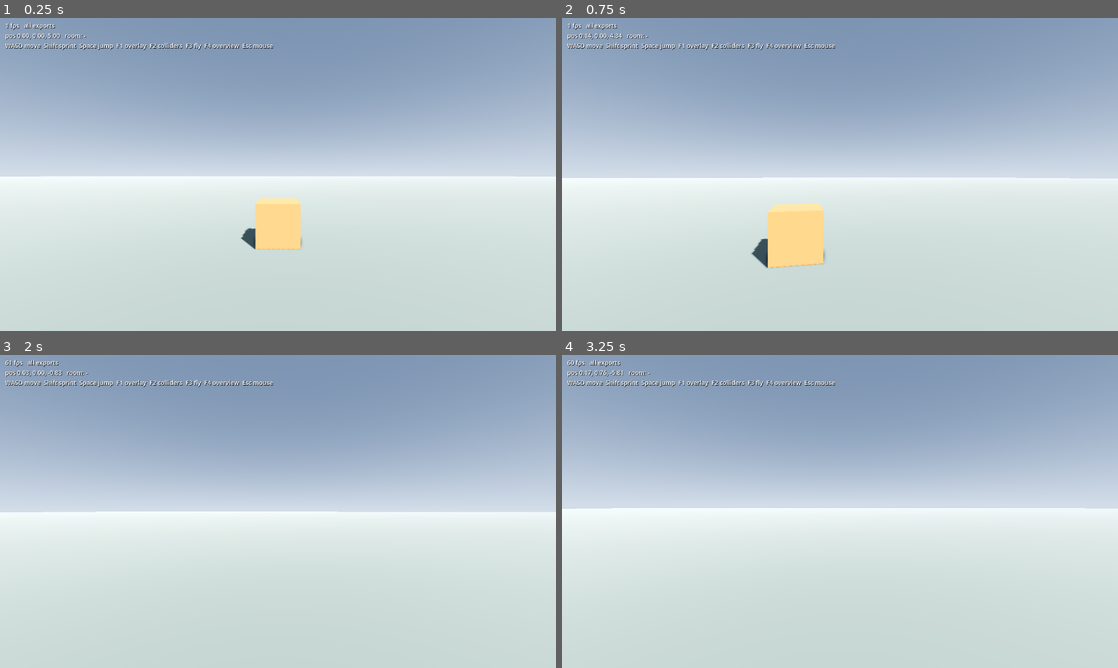
Above: before the commit, frames 1-4 (two rows, left to right).
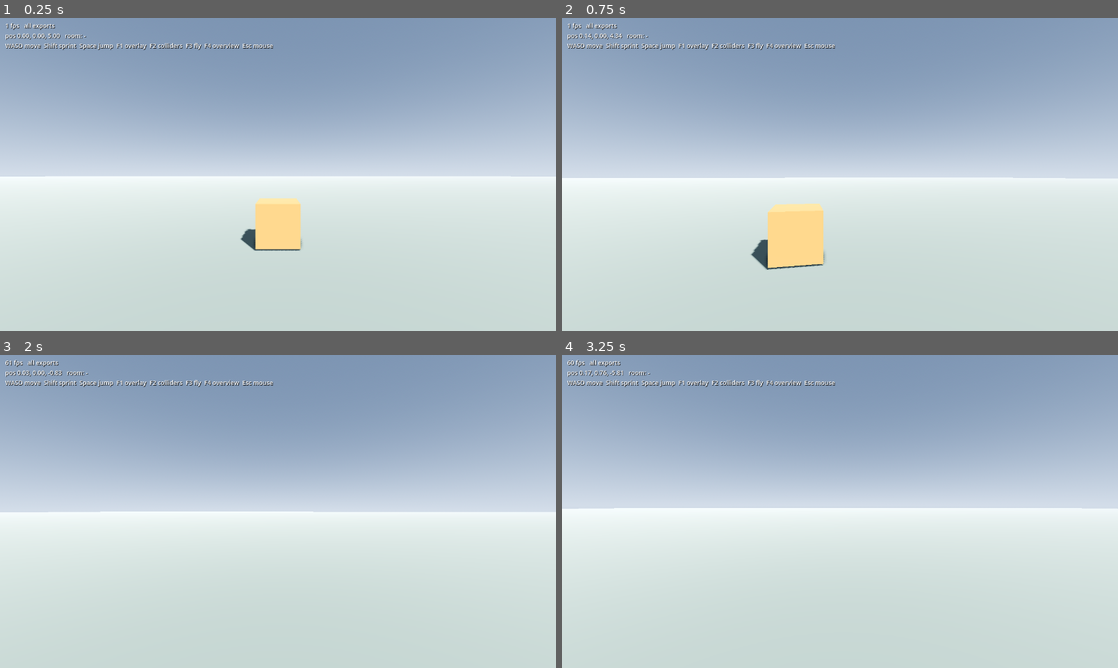
Above: after the commit, the same moments.

Repository: falldaysoft/geogen
Game: Godot game, scene res://scenes/main.tscn
Two runs of this game, one before a commit and one after it. Both use one fixed random seed, a clock stepped at 60 frames per second and the inputs below.
Inputs (mouse positions are in pixels of both pictures, inside the frame that each line leads up to):
- Up to frame 1 (0.25 s): no input
- Up to frame 2 (0.75 s): tap Enter at 0.5 s; move the mouse to (867, 174) at 0.52 s; hold W (geogen_forward) from 0.53 s (still down); hold Ctrl (geogen_crouch) from 0.53 s (still down)
- Up to frame 3 (2 s): keep holding W (geogen_forward); tap Space (geogen_jump) at 0.77, 1.52 s; move the mouse to (250, 511) at 1.27 s; release Ctrl (geogen_crouch) at 1.28 s; tap Shift (geogen_sprint) at 1.35 s
- Up to frame 4 (3.25 s): keep holding W (geogen_forward); move the mouse to (851, 505) at 2.02 s; tap E at 2.1 s; move the mouse to (834, 517) at 2.77 s; tap L at 2.85 s; tap Space (geogen_jump) at 3.02 s

The runs differ from the first frame. In frame 1, less than 0.1% of the frame differs, in the area x 43-55%, y 67-75%; in frame 2, 0.1%, in the area x 33-48%, y 50-81%; in frame 3, less than 0.1%; in frame 4, less than 0.1%.

Commit message:
Fix z-fighting between the runtime ground plane and exported streets
The Godot runtime's 400 m ground mesh sat at y = 0, coplanar with the
top of city street slabs, so walking the town flickered between asphalt
and ground. The visible ground now sits 3 cm lower; its collision stays
at y = 0.

Co-Authored-By: Claude Opus 5.5 (1M context) <noreply@anthropic.com>

Diff:
--- a/runtime/godot/scenes/main.tscn
+++ b/runtime/godot/scenes/main.tscn
@@ -50,6 +50,7 @@
 [node name="Ground" type="StaticBody3D" parent="."]
 
 [node name="Mesh" type="MeshInstance3D" parent="Ground"]
+transform = Transform3D(1, 0, 0, 0, 1, 0, 0, 0, 1, 0, -0.03, 0)
 mesh = SubResource("ground_mesh")
 surface_material_override/0 = SubResource("ground_mat")
 
